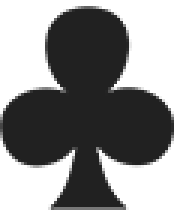
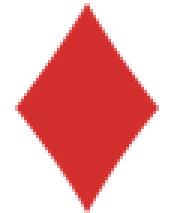
Comparing the layer stacks of the two w=174, h=213 images. Changes:
added layer "Layer 3" above "Layer 2" over 15, 3, 159, 213
hid "club" over 0, 6, 174, 210
